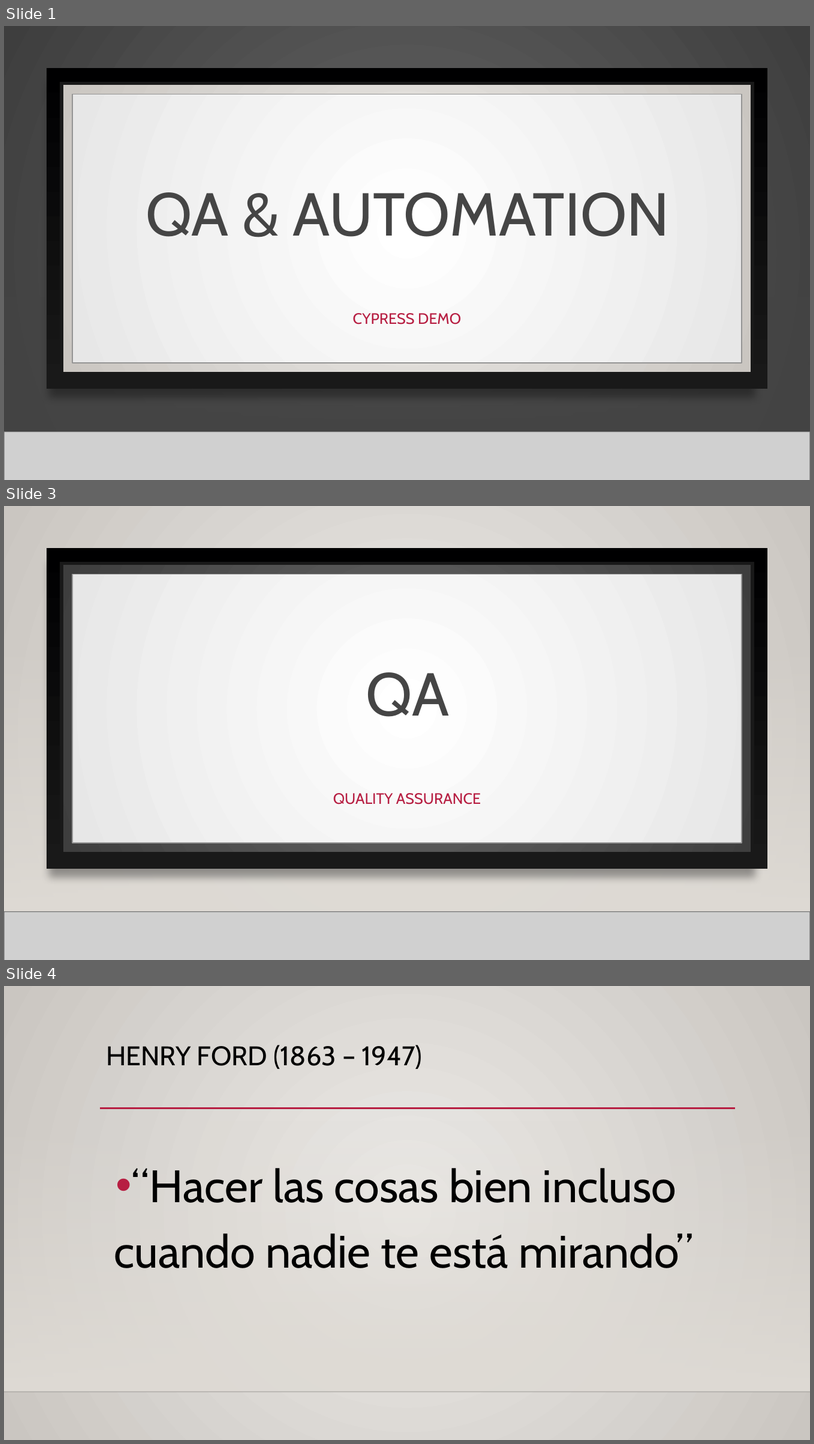
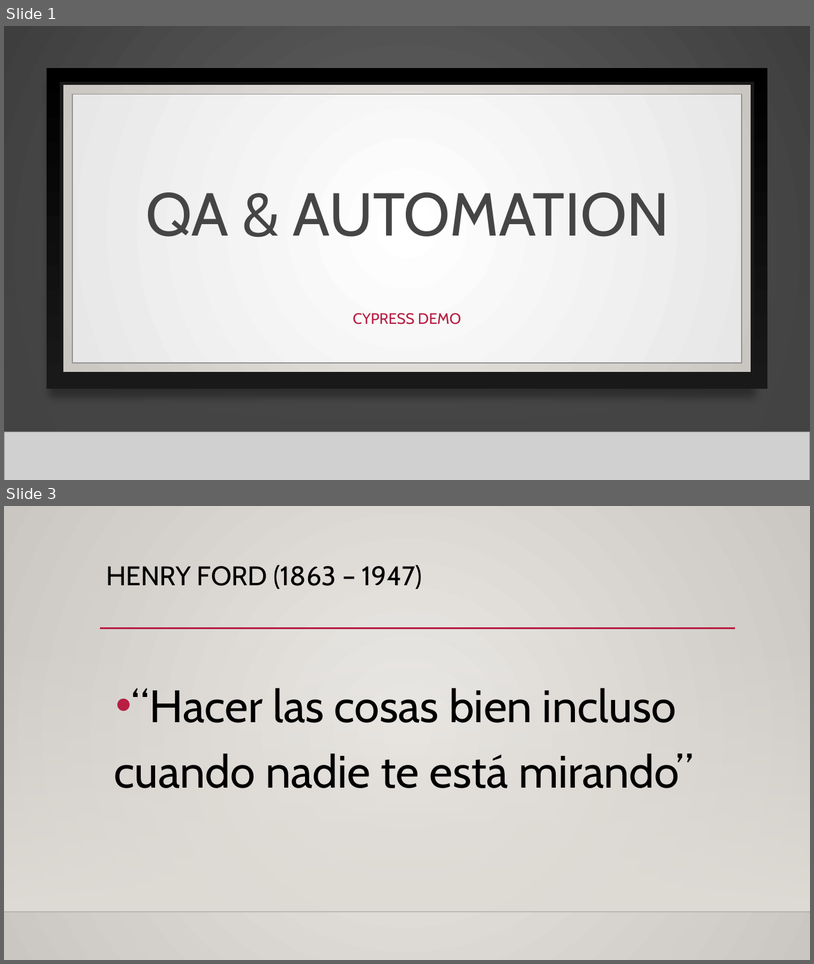
Before and after one commit to hdelreal/CypressTutorial, a slide deck: QA Automation.pptx. Shown one above the other, each under a label of ours: slides 1, 3 and 4 before the commit, slides 1 and 3 after it; the slides between them are not shown. The pictures are 814x1444 and 814x964 pixels, drawn with LibreOffice and Linux fonts; fonts in the diff are those of the drawing; grey boxes stand for pictures; background and template pictures are left out. Boxes give left, top, right and bottom in pixels: in the first picture for what was removed or moved away, otherwise in the second. Text is boxed around its words. In the diff, an @@ line names an element or a change of style, - is before the commit and + after.

```diff
--- a/QA Automation.pptx
+++ b/QA Automation.pptx
@@ slide 3 removed at (x1=4, y1=506, x2=810, y2=960), background gradient #ECEAE7 to #CAC7C1; not listed: 3 template elements that a slide beside it also shows @@
@@ rectangle removed at (x1=4, y1=506, x2=810, y2=960) @@
@@ rectangle removed at (x1=47, y1=549, x2=768, y2=869) @@
@@ rectangle removed at (x1=62, y1=564, x2=753, y2=854) @@
@@ rectangle removed at (x1=72, y1=574, x2=742, y2=843) @@
@@ rectangle removed at (x1=4, y1=640, x2=810, y2=912) @@
@@ title removed at (x1=366, y1=672, x2=449, y2=717) @@
-QA
@@ subtitle removed at (x1=333, y1=793, x2=481, y2=804) @@
-QUALITY ASSURANCE
@@ picture removed at (x1=4, y1=912, x2=810, y2=960) @@
@@ line removed from (4, 912) to (810, 912) @@
@@ what was slide 4 is now slide 3 @@
```
Also in this commit, not shown: 1 slide changed.
